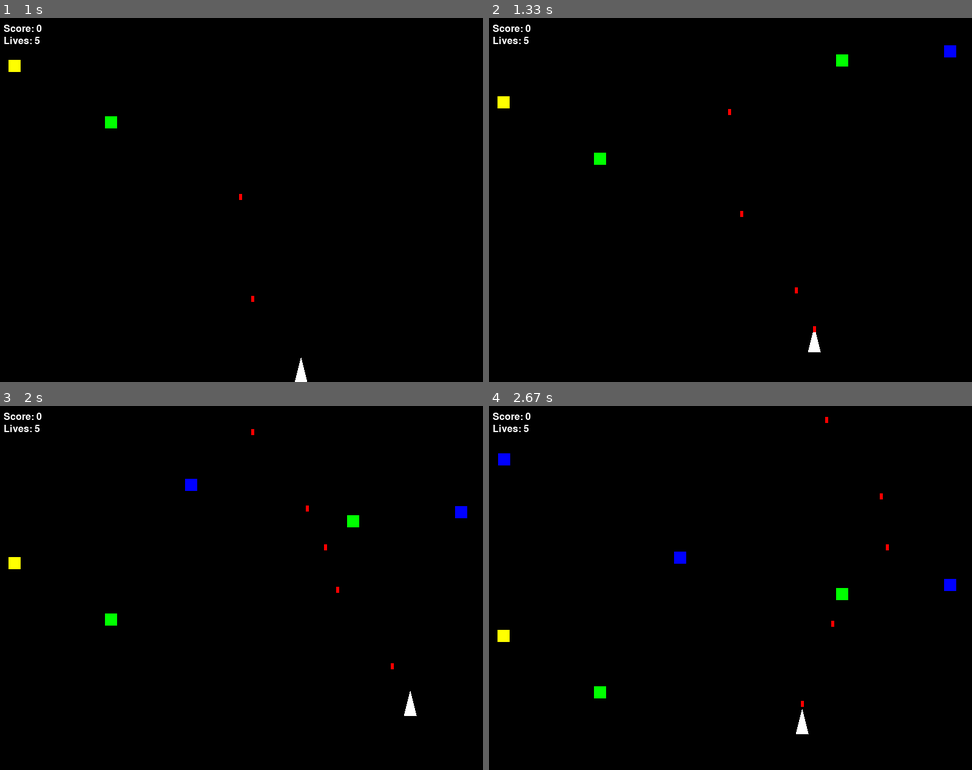
Above: before the commit, frames 1-4 (two rows, left to right).
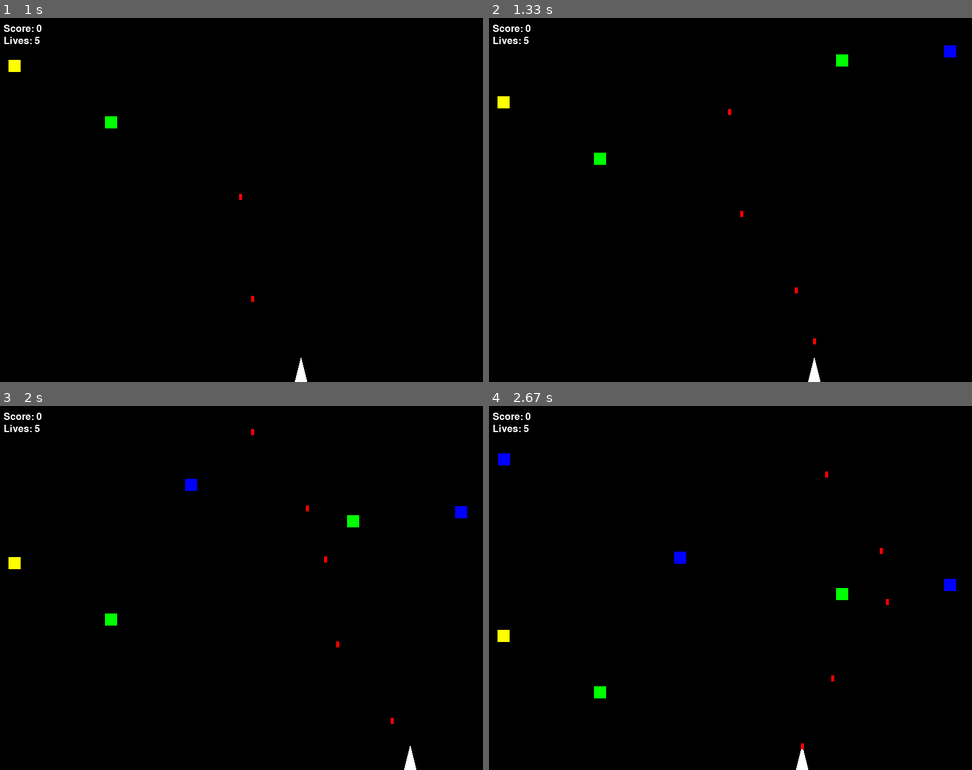
Above: after the commit, the same moments.

Repository: MatArmndo/AI_Project_12
Game: pygame game, started from Pygame/game.py
Two runs of this game, one before a commit and one after it. Both use one fixed random seed, a clock stepped at 60 frames per second and the inputs below.
Inputs:
- Up to frame 1 (1 s): tap Space at 0.33, 0.73 s; hold Right from 0.67 s (still down)
- Up to frame 2 (1.33 s): tap Space at 1.03, 1.23 s; release Right at 1.13 s; hold Up from 1.17 s (still down)
- Up to frame 3 (2 s): release Up at 1.47 s; hold Right 1.5-1.97 s; tap Space at 1.57, 1.87 s
- Up to frame 4 (2.67 s): hold Left 2-2.53 s; tap Space at 2.07, 2.37, 2.63 s; hold Down from 2.57 s (still down)

Frame 1 is identical in both runs. In frame 2, 0.2% of the frame differs, in the area x 66-69%, y 84-100%; in frame 3, 0.2%; in frame 4, 0.3%, in the area x 63-83%, y 3-100%.

Commit message:
only left and right to move for player

Diff:
--- a/Pygame/player.py
+++ b/Pygame/player.py
@@ -15,10 +15,7 @@
             self.x -= self.speed
         if keys[pygame.K_RIGHT] and self.x < screen_width - self.width:
             self.x += self.speed
-        if keys[pygame.K_UP] and self.y > self.height:
-            self.y -= self.speed
-        if keys[pygame.K_DOWN] and self.y < screen_width - self.height:
-            self.y += self.speed
+
         self.rect.x = self.x  # Update the x-coordinate of the Rect object
         self.rect.y = self.y  # Update the y-coordinate of the Rect object
 
